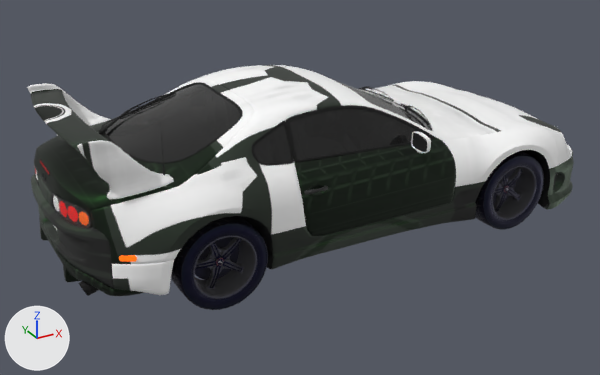
Two versions of the glTF model carconfig/public/models/toyota__supra.glb, one commit apart.
Both versions are drawn from a 50 mm camera at (-333.0, -556.0, 311.0) aimed at (-28.0, -2.0, 34.0). Lighting does not change. The marker at lower left points along +X, +Y and +Z. The first picture is the older version. Where no turn or scale is listed for an object, it has been applied to the vertices.

In view in the first picture: 'Body_Black_0', 'Body_GlassAdditive_0', 'Body_GlassK_0', 'CarPaint_Material #0_0', 'W2_Roues_0', 'W4_Roues_0' and 3 more.
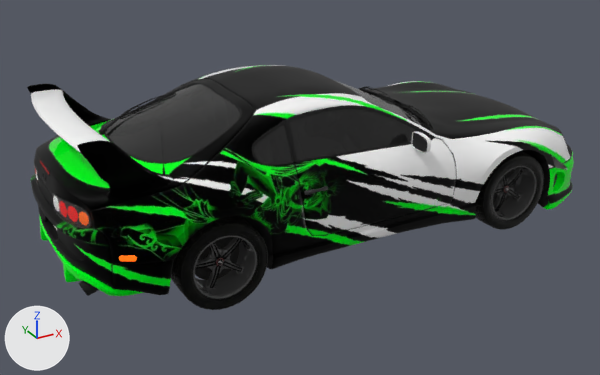
The change, as a list of edits to the scene's bpy script:
```text
Add img_image_5:
    img_image_5 = load_image('Image_5', '_unpacked/Image_5', 1024, 1024, 'sRGB')
Add img_image_8:
    img_image_8 = load_image('Image_8', '_unpacked/Image_8', 1024, 1024, 'sRGB')
Add img_image_9:
    img_image_9 = load_image('Image_9', '_unpacked/Image_9', 1024, 1024, 'Non-Color')
Change mat_material_0:
    remove # nodes: BsdfPrincipled, OutputMaterial, TexImage x2
    remove # uses the picture img_image_6
    remove # uses the picture img_image_7
    nodes: BsdfPrincipled, Math x2, OutputMaterial, SeparateColor, TexImage x4
    uses the picture img_image_5
    uses the picture img_image_8
    uses the picture img_image_9
```

Boxes (x1, y1, x2, y2) around the edits, measured in the pictures (600 x 375 px):
'CarPaint_Material #0_0', surface changed
    both: (27, 65, 574, 296)
